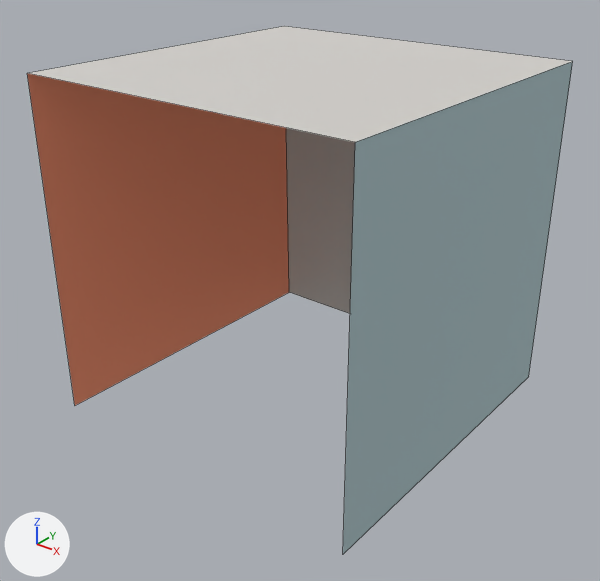
An edit to the OBJ model assets/box_nf.obj, drawn before and after from the same camera.
Rendered twice from a 50 mm lens placed at (2.71, -3.46, 2.83), pointed at (0.03, -0.1, 0.75). The lights are fixed; the arrows at lower left show +X, +Y and +Z. Mesh edges are drawn as thin lines. Where no turn or scale is listed for an object, it has been applied to the vertices. Vertices at the same position are counted once.

Names of what the first picture shows: 'box_nf'.
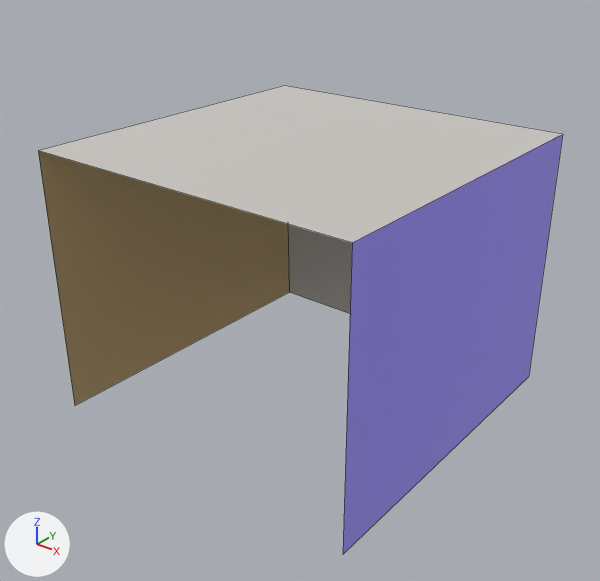
What differs and where, as boxes [x1, y1, x2, y2] in the pictures (600 x 581 px):
'box_nf', recoloured, reshaped (11% shorter): before [27, 26, 573, 554]; after [38, 86, 563, 554]

Patch to the scene script:
```diff
--- a/assets/box_nf.obj.py
+++ b/assets/box_nf.obj.py
@@ mat_rightwall1 @@
 mat_rightwall1 = principled_material('rightWall1')
-mat_rightwall1.base_color = (0.49, 0.63, 0.66)  # light grey #bad0d4
+mat_rightwall1.base_color = (0.46, 0.4, 1.0)  # blue #b5aaff
 mat_rightwall1.metallic = 0.4
@@ mat_leftwall1 @@
 mat_leftwall1 = principled_material('leftWall1')
-mat_leftwall1.base_color = (0.95, 0.36, 0.21)  # beige #f9a27e
+mat_leftwall1.base_color = (0.63, 0.49, 0.26)  # beige #d0ba8b
 mat_leftwall1.metallic = 0.4
@@ mat_light1 @@
+mat_light1 = principled_material('light1')
+mat_light1.base_color = (0.78, 0.78, 0.78)  # white #e5e5e5
+mat_light1.metallic = 0.78
+mat_light1.roughness = 0.9
@@ me_box_nf @@
 me_box_nf.from_pydata(...)  # 8 vertices, 4 faces; spans x -1.02..1.0, y -0.99..1.04, z 0.0..1.99
 # used by ob_box_nf; location = (0.0, 0.0, 0.0)
 # verts and faces of me_box_nf; kept vertices keep their numbers, new ones are numbered from 8
 # before: 2 (1.0, -0.99, 1.99) at pixel (355, 142), 3 (1.0, 1.04, 1.99) at pixel (572, 61), 6 (-1.02, 1.04, 1.99) at pixel (284, 26), 7 (-1.02, -0.99, 1.99) at pixel (27, 73)
+# me_box_nf part 1
+for i in [2, 3, 6, 7]: verts[i] += (0.0, 0.0, -0.4)
 me_box_nf.materials.append(mat_rightwall1)
@@ me_box_nf @@
 me_box_nf.materials.append(mat_ceiling1)
+me_box_nf.materials.append(mat_light1)  # white #e5e5e5
```
